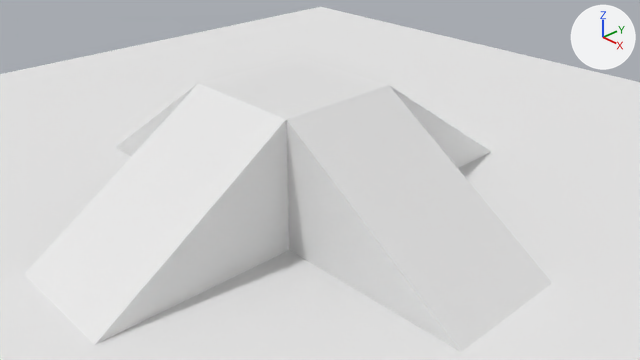
An edit to the Blender file assets/Meshes/Source/GroundTiles.blend, drawn before and after from the same camera.
Before and after are seen from the file's camera 'Camera'. The lights are fixed; the arrows at upper right show +X, +Y and +Z.

In view in the first picture: 'BaseGroundTile', 'Cube'.
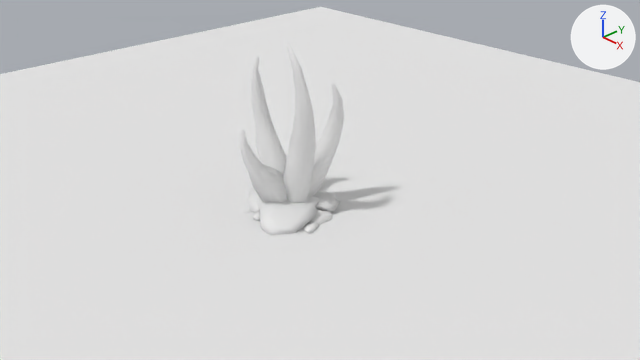
What differs and where, as boxes (x1, y1, x2, y2) in the pictures (640 x 360 px):
'Cube', deleted: before (24, 57, 552, 352)
'Plant', added: after (240, 41, 344, 235)

Edits to the bpy script that builds the scene:
```text
Add me_icosphere_006:
    me_icosphere_006.from_pydata(...)  # 824 vertices, 956 faces; spans x -3.59..2.42, y -2.92..3.88, z -0.44..9.87
    me_icosphere_006.polygons.foreach_set('use_smooth', [True] * 956)
Remove ob_cube:
    ob_cube = bpy.data.objects.new('Cube', me_cube_002)
    ob_cube.location = (0.0, 0.0, 1.0)
Add ob_plant:
    ob_plant = bpy.data.objects.new('Plant', me_icosphere_006)
    ob_plant.location = (0.0, 0.0, 0.0)
    ob_plant.rotation_euler = (0.0, 0.0, 1.69)  # degrees (0, 0, 97)
    ob_plant.scale = (0.278, 0.278, 0.278)
```
